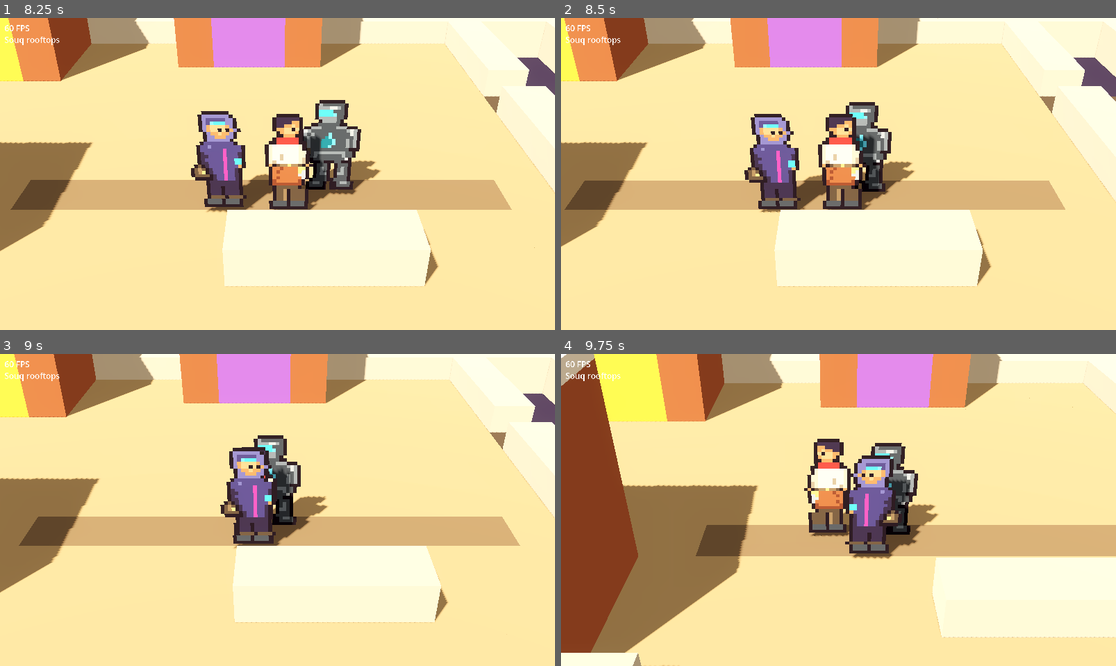
Above: before the commit, frames 1-4 (two rows, left to right).
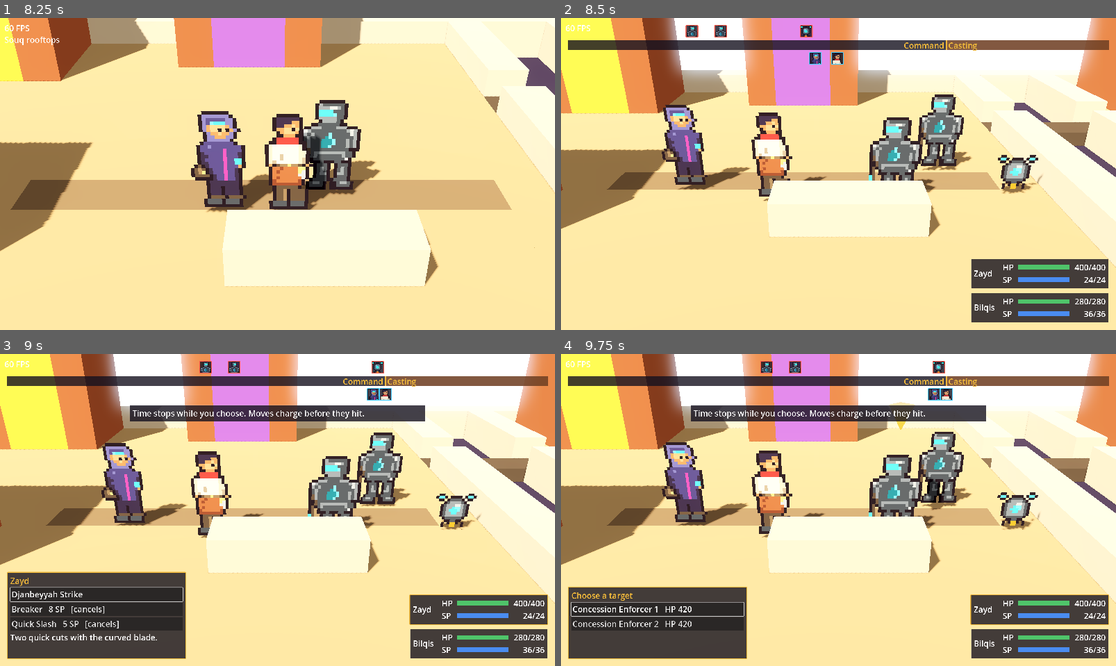
Above: after the commit, the same moments.

Repository: ferasalm/game
Game: Godot game, scene res://features/prototype/prototype_main.tscn
Same seed, same stepped clock (60 frames per second), same inputs: the game is played once before the commit and once after it. Before the commit the project starts from res://features/world/rooftop/rooftop.tscn.
Inputs (mouse positions are in pixels of both pictures, inside the frame that each line leads up to):
- Up to frame 1 (8.25 s): tap Enter (ui_accept) at 0.5, 0.77, 1.52, 3.02, 3.77, 4.52, 6.02, 6.77, 7.52 s; move the mouse to (399, 158) at 0.52 s; hold D (move_right) 0.53-1.28 s; hold E (interact) 0.53-1.28 s; move the mouse to (166, 189) at 1.27 s; hold Escape (back) 1.28-2.03 s; tap E (interact) every 1.5 s from 1.35 to 7.35 s; move the mouse to (333, 105) at 2.02 s; hold D (move_right) 2.03-2.78 s; hold E (interact) 2.03-2.78 s; move the mouse to (249, 236) at 2.77 s; hold W (move_up) 2.78-3.53 s; move the mouse to (444, 220) at 3.52 s; hold E (interact) 3.53-4.28 s; hold A (move_left) 3.53-5.03 s; move the mouse to (111, 127) at 4.27 s; move the mouse to (305, 174) at 5.02 s; hold Escape (back) 5.03-5.78 s; hold E (interact) 5.03-5.78 s; move the mouse to (194, 96) at 5.77 s; hold D (move_right) 5.78-6.53 s; move the mouse to (399, 158) at 6.52 s; hold W (move_up) 6.53-7.28 s; hold E (interact) 6.53-7.28 s; move the mouse to (166, 189) at 7.27 s; hold D (move_right) 7.28-8.03 s; move the mouse to (333, 105) at 8.02 s; hold Escape (back) from 8.03 s (still down); hold E (interact) from 8.03 s (still down)
- Up to frame 2 (8.5 s): keep holding Escape (back); keep holding E (interact)
- Up to frame 3 (9 s): move the mouse to (249, 572) at 8.77 s; release Escape (back) at 8.78 s; release E (interact) at 8.78 s; hold A (move_left) from 8.78 s (still down); tap E (interact) at 8.85 s
- Up to frame 4 (9.75 s): tap Enter (ui_accept) at 9.02 s; move the mouse to (1005, 556) at 9.52 s; release A (move_left) at 9.53 s; hold W (move_up) from 9.53 s (still down); hold E (interact) from 9.53 s (still down)

Frame 1 is identical in both runs. In frame 2, 58% of the frame differs, in the area x 0-100%, y 0-98%; in frame 3, 67%; in frame 4, 78%, in the area x 0-100%, y 0-100%.

Commit message:
Prototype main scene wires rooftop, workshop talk and menu, and patrol battle; T6; battle HUD layout fixes
Tip box moves under the timeline bar; party panel is compact; enemy slots spread so no fighter sits behind a HUD panel.

Co-Authored-By: Claude Sonnet 5.5 <noreply@anthropic.com>

Diff:
--- a/content/combat/view.json
+++ b/content/combat/view.json
@@ -4,13 +4,13 @@
     {"id": "default",
      "camera_x": 0.0, "camera_y": 4.6, "camera_z": 9.5, "camera_fov": 38.0, "look_height": 0.3,
      "party_stage": [{"x": -1.4, "z": 0.8}, {"x": -1.9, "z": -0.8}, {"x": -3.4, "z": 0.2}, {"x": -3.9, "z": -1.2}],
-     "enemy_stage": [{"x": 1.4, "z": 0.8}, {"x": 1.9, "z": -0.8}, {"x": 3.4, "z": 0.2}, {"x": 3.9, "z": -1.2}],
+     "enemy_stage": [{"x": 1.2, "z": 0.9}, {"x": 2.5, "z": -0.9}, {"x": 3.9, "z": 0.4}, {"x": 4.6, "z": -1.0}],
      "ticks_per_frame": 3, "hit_stop": 0.35, "banner_seconds": 0.9, "damage_gap": 0.18, "tip_seconds": 7.0,
      "end_delay": 0.8, "number_rise": 1.0, "number_seconds": 0.9, "number_font_size": 72, "text_font_size": 32,
      "label_pixel_size": 0.008, "intent_offset": 0.35, "marker_offset": 0.5, "marker_size": 0.25, "banner_anchor_y": 0.3, "marker_bounce": 0.2,
      "marker_speed": 6.0, "shake_distance": 0.15, "shake_time": 0.25,
      "font_size": 28, "banner_font_size": 96, "margin": 24, "icon_size": 44, "bar_height": 16,
-     "party_panel_width": 520, "menu_width": 620,
+     "party_panel_width": 480, "menu_width": 620,
      "party_color": "#4ad0ff", "enemy_color": "#ff5a4a", "cast_color": "#ff8a2a55", "panel_color": "#14101ecc",
      "highlight_color": "#f0b83a", "hp_color": "#4fc46a", "sp_color": "#4a8cf0"}
   ]
--- a/features/combat/view/battle_hud.gd
+++ b/features/combat/view/battle_hud.gd
@@ -1,7 +1,7 @@
 class_name BattleHud
 extends CanvasLayer
-## The battle HUD, built in code: timeline bar (top), party panel (bottom right), command menu (bottom left),
-## enemy-intent banner/tip texts and the end panel. Works with keyboard, mouse and gamepad through Button focus.
+## The battle HUD, built in code: timeline bar (top) with the one-time tip under it, party panel (bottom right),
+## command menu (bottom left), the banner text and the end panel. Works with keyboard, mouse and gamepad through Button focus.
 
 ## The player committed a move on a target in the command menu.
 signal move_chosen(action: ActionDef, target_id: StringName)
@@ -113,14 +113,14 @@
 	_root.add_child(_banner)
 	_tip = PanelContainer.new()
 	_tip.add_theme_stylebox_override("panel", BattleStyle.panel(_view))
-	_tip.set_anchors_and_offsets_preset(Control.PRESET_CENTER_BOTTOM)
+	_tip.set_anchors_and_offsets_preset(Control.PRESET_CENTER_TOP)
 	_tip.grow_horizontal = Control.GROW_DIRECTION_BOTH
-	_tip.grow_vertical = Control.GROW_DIRECTION_BEGIN
-	_tip.offset_top = -_view.margin
-	_tip.offset_bottom = -_view.margin
+	_tip.grow_vertical = Control.GROW_DIRECTION_END
+	_tip.offset_top = timeline_bar.height() + _view.margin / 2.0
+	_tip.offset_bottom = _tip.offset_top
 	_tip_label = BattleStyle.label("")
 	_tip_label.autowrap_mode = TextServer.AUTOWRAP_WORD_SMART
-	_tip_label.custom_minimum_size.x = _view.menu_width - _view.margin * 4.0
+	_tip_label.custom_minimum_size.x = _view.menu_width + _view.party_panel_width - _view.margin * 4.0
 	_tip.add_child(_tip_label)
 	_tip.visible = false
 	_root.add_child(_tip)
--- a/features/combat/view/battle_party_panel.gd
+++ b/features/combat/view/battle_party_panel.gd
@@ -1,6 +1,6 @@
 class_name BattlePartyPanel
 extends VBoxContainer
-## The party panel (bottom right): per hero the name, an HP bar with numbers and an SP bar with numbers.
+## The party panel (bottom right, compact): per hero the name beside an HP bar and an SP bar, each with numbers.
 ## The hero waiting for a command is outlined. HP shown follows the played events, not the sim's finished tick.
 
 
@@ -73,9 +73,14 @@
 	row.unit = unit
 	row.panel = PanelContainer.new()
 	row.panel.add_theme_stylebox_override("panel", BattleStyle.panel(_view))
+	var line := HBoxContainer.new()
+	row.panel.add_child(line)
+	var name_label: Label = BattleStyle.label(BattleStyle.unit_name(_sim, unit))
+	name_label.custom_minimum_size.x = _view.margin * 4.0
+	line.add_child(name_label)
 	var box := VBoxContainer.new()
-	row.panel.add_child(box)
-	box.add_child(BattleStyle.label(BattleStyle.unit_name(_sim, unit)))
+	box.size_flags_horizontal = Control.SIZE_EXPAND_FILL
+	line.add_child(box)
 	row.hp_bar = _stat(box, BattleStyle.text("UI_HP"), _view.hp_color, unit.def.max_hp)
 	row.hp_text = row.hp_bar.get_meta("text") as Label
 	row.sp_bar = _stat(box, BattleStyle.text("UI_SP"), _view.sp_color, unit.def.max_sp)
--- /dev/null
+++ b/features/prototype/prototype_main.gd
@@ -0,0 +1,92 @@
+class_name PrototypeMain
+extends Node3D
+## The playable prototype: the rooftop, the workshop (talk once, then the bench menu) and the patrol battle,
+## wired through the other features' public signals. Children are built in code; a BattleStage lives only while
+## a battle runs.
+
+## A battle stage was just made, before start(); tests use it to switch on auto_play / instant.
+signal stage_created(new_stage: BattleStage)
+
+const ROOFTOP_SCENE: PackedScene = preload("res://features/world/rooftop/rooftop.tscn")
+const WORKSHOP_DIALOGUE: StringName = &"workshop_first"
+const WORKSHOP_FLAG: StringName = &"workshop_talk_done"
+const START_LOADOUT: StringName = &"zayd_start"
+
+var rooftop: Rooftop
+var dialogue: DialogueBox
+var menu: WorkshopMenu
+## The running battle's stage, null while exploring.
+var stage: BattleStage
+var _encounter_id: StringName = &""
+var _ambush: int = 0
+var _battles: int = 0
+
+
+func _ready() -> void:
+	rooftop = ROOFTOP_SCENE.instantiate() as Rooftop
+	add_child(rooftop)
+	dialogue = DialogueBox.new()
+	add_child(dialogue)
+	menu = WorkshopMenu.new()
+	add_child(menu)
+	rooftop.workshop_opened.connect(_on_workshop_opened)
+	rooftop.encounter_touched.connect(_on_encounter_touched)
+	dialogue.finished.connect(_on_dialogue_finished)
+	menu.closed.connect(_on_menu_closed)
+
+
+func _on_workshop_opened() -> void:
+	rooftop.set_exploring(false)
+	if GameState.flags.get(WORKSHOP_FLAG, false):
+		menu.open()
+	else:
+		dialogue.play(WORKSHOP_DIALOGUE)
+
+
+func _on_dialogue_finished(dialogue_id: StringName) -> void:
+	if dialogue_id != WORKSHOP_DIALOGUE:
+		return
+	GameState.flags[WORKSHOP_FLAG] = true
+	menu.open()
+
+
+func _on_menu_closed() -> void:
+	rooftop.set_exploring(true)
+
+
+func _on_encounter_touched(encounter_id: StringName, _from_behind: bool) -> void:
+	_encounter_id = encounter_id
+	_ambush = rooftop.last_touch_ambush()
+	rooftop.set_exploring(false)
+	EventBus.battle_started.emit(encounter_id)
+	_start_battle()
+
+
+func _start_battle() -> void:
+	var loader: BattleLoader = BattleLoader.from_db(ContentDB, _encounter_id)
+	var start := ContentDB.get_def("loadout", START_LOADOUT) as LoadoutDef
+	var pair: Array[StringName] = Loadout.current(GameState.equipment, start)
+	_battles += 1
+	var battle_seed: int = hash([_battles, Time.get_ticks_usec()])
+	stage = BattleStage.new()
+	add_child(stage)
+	stage.ended.connect(_on_battle_ended)
+	stage_created.emit(stage)
+	stage.start(loader.make_sim(pair[0], pair[1], battle_seed, _ambush), rooftop.battle_anchor())
+
+
+func _drop_stage() -> void:
+	remove_child(stage)
+	stage.queue_free()
+	stage = null
+
+
+func _on_battle_ended(result: StringName) -> void:
+	_drop_stage()
+	if result == &"retry":
+		_start_battle()
+		return
+	EventBus.battle_ended.emit(_encounter_id, result == &"victory")
+	rooftop.reset_patrol()
+	rooftop.restore_camera()
+	rooftop.set_exploring(true)
--- /dev/null
+++ b/features/prototype/prototype_main.tscn
@@ -0,0 +1,6 @@
+[gd_scene format=3]
+
+[ext_resource type="Script" path="res://features/prototype/prototype_main.gd" id="1"]
+
+[node name="PrototypeMain" type="Node3D"]
+script = ExtResource("1")
--- /dev/null
+++ b/features/prototype/tests/test_prototype.gd
@@ -0,0 +1,124 @@
+extends TestCase
+## T6: the prototype main scene builds headless with rooftop, dialogue box and workshop menu; a simulated patrol
+## touch starts a battle and stops exploring; an auto-played battle ends and walking resumes with the patrol reset;
+## retry starts a fresh battle; the first workshop visit plays the talk, then the menu; later visits skip the talk.
+
+const DT: float = 1.0 / 60.0
+
+
+func _make() -> PrototypeMain:
+	GameState.reset()
+	var main := (load("res://features/prototype/prototype_main.tscn") as PackedScene).instantiate() as PrototypeMain
+	main.stage_created.connect(func(stage: BattleStage) -> void:
+		stage.auto_play = true
+		stage.instant = true)
+	tree.root.add_child(main)
+	return main
+
+
+func _touch(main: PrototypeMain) -> void:
+	main.rooftop.patrol.position = main.rooftop.player.position + Vector3(0.3, 0.0, 0.0)
+	main.rooftop.patrol._physics_process(DT)
+
+
+func _visit_workshop(main: PrototypeMain) -> void:
+	var press := InputEventAction.new()
+	press.action = "interact"
+	press.pressed = true
+	main.rooftop.player.position = main.rooftop.workshop.position + Vector3(0.5, 0.0, 0.0)
+	main.rooftop.workshop._physics_process(DT)
+	main.rooftop.workshop._unhandled_input(press)
+
+
+func _talk_through(main: PrototypeMain) -> int:
+	var presses: int = 0
+	while main.dialogue.is_playing() and presses < 30:
+		main.dialogue.advance()
+		presses += 1
+	return presses
+
+
+func test_builds_headless() -> void:
+	var main: PrototypeMain = _make()
+	check(main.rooftop != null and main.rooftop.player != null, "the rooftop is built")
+	check(main.dialogue != null and main.menu != null, "dialogue box and workshop menu exist")
+	check(main.stage == null, "no battle yet")
+	check(not main.dialogue.is_playing() and not main.menu.is_open(), "both idle")
+	check(main.rooftop.camera.current, "the rooftop camera is current")
+	main.free()
+
+
+func test_touch_starts_a_battle_and_it_returns_to_walking() -> void:
+	var main: PrototypeMain = _make()
+	var log: Array = []
+	EventBus.battle_started.connect(func(id: StringName) -> void: log.append(["start", id]))
+	EventBus.battle_ended.connect(func(id: StringName, won: bool) -> void: log.append(["end", id, won]))
+	_touch(main)
+	check(main.stage != null and main.stage.is_inside_tree(), "a BattleStage exists in the tree")
+	check(not main.rooftop.player.visible, "exploring is off during the battle")
+	check_eq((log[0] as Array)[1], &"rooftop_patrol", "battle_started carries the encounter id")
+	var result: StringName = main.stage.run_to_end(30000)
+	check(result == &"victory" or result == &"defeat", "the battle ends (%s)" % result)
+	check(main.stage == null, "the stage is gone after the battle")
+	check(main.rooftop.player.visible, "exploring is back on")
+	check(not main.rooftop.patrol.visible, "the patrol was reset (hidden until it respawns)")
+	check(main.rooftop.camera.current, "the rooftop camera is current again")
+	check_eq(log.size(), 2, "battle_started and battle_ended, once each")
+	check_eq((log[1] as Array)[2], result == &"victory", "battle_ended carries the outcome")
+	main.free()
+
+
+func test_retry_builds_a_fresh_battle() -> void:
+	var main: PrototypeMain = _make()
+	_touch(main)
+	var first: BattleStage = main.stage
+	var ended: Array[bool] = []
+	EventBus.battle_ended.connect(func(_id: StringName, _won: bool) -> void: ended.append(true))
+	first.ended.emit(&"retry")
+	check(main.stage != null and main.stage != first, "a new stage replaced the old one")
+	check(not first.is_inside_tree(), "the old stage left the tree")
+	check(main.stage.sim != first.sim, "a fresh sim")
+	check(ended.is_empty() and not main.rooftop.player.visible, "still in battle, no battle_ended")
+	var result: StringName = main.stage.run_to_end(30000)
+	check(result == &"victory" or result == &"defeat", "the retried battle ends")
+	check(main.stage == null and main.rooftop.player.visible, "and walking resumes")
+	main.free()
+
+
+func test_ambush_side_reaches_the_battle() -> void:
+	var main: PrototypeMain = _make()
+	main.rooftop.player.facing = Vector3(-1.0, 0.0, 0.0)
+	_touch(main)
+	check_eq(main.stage.sim.ambush, 1, "the patrol struck from behind")
+	main.free()
+
+
+func test_saved_equipment_is_used() -> void:
+	var main: PrototypeMain = _make()
+	GameState.equipment[&"hilt"] = &"anvil_hilt"
+	GameState.equipment[&"blade"] = &"broad_blade"
+	_touch(main)
+	var expected: CombatantDef = BattleLoader.from_db(ContentDB).zayd_with(&"anvil_hilt", &"broad_blade")
+	check_eq(main.stage.sim.timeline.find(&"zayd").def.max_hp, expected.max_hp, "Zayd wears the saved pair")
+	main.free()
+	GameState.reset()
+
+
+func test_first_workshop_visit_talks_then_opens_the_menu() -> void:
+	var main: PrototypeMain = _make()
+	_visit_workshop(main)
+	check(main.dialogue.is_playing(), "the first visit plays the dialogue")
+	check(not main.menu.is_open(), "the menu waits for the talk")
+	check(not main.rooftop.player.visible, "exploring is off")
+	check_eq(_talk_through(main), 8, "four lines, two presses each")
+	check(GameState.flags.get(&"workshop_talk_done", false), "the talk is remembered")
+	check(main.menu.is_open(), "the menu opens after the talk")
+	main.menu.cancel()
+	check(main.rooftop.player.visible, "closing the menu resumes exploring")
+	_visit_workshop(main)
+	check(not main.dialogue.is_playing(), "the second visit skips the talk")
+	check(main.menu.is_open(), "and opens the menu at once")
+	main.menu.cancel()
+	check(main.rooftop.player.visible, "closed again, walking")
+	main.free()
+	GameState.reset()
--- a/project.godot
+++ b/project.godot
@@ -6,7 +6,7 @@
 
 config/name="Qarnaw (working title)"
 config/version="0.0.1"
-run/main_scene="res://features/world/rooftop/rooftop.tscn"
+run/main_scene="res://features/prototype/prototype_main.tscn"
 config/features=PackedStringArray("4.7", "Forward Plus")
 
 [autoload]
Not shown, added: features/prototype/prototype_main.gd.uid
Not shown, added: features/prototype/tests/test_prototype.gd.uid
Not shown, changed: docs/MAP.md
